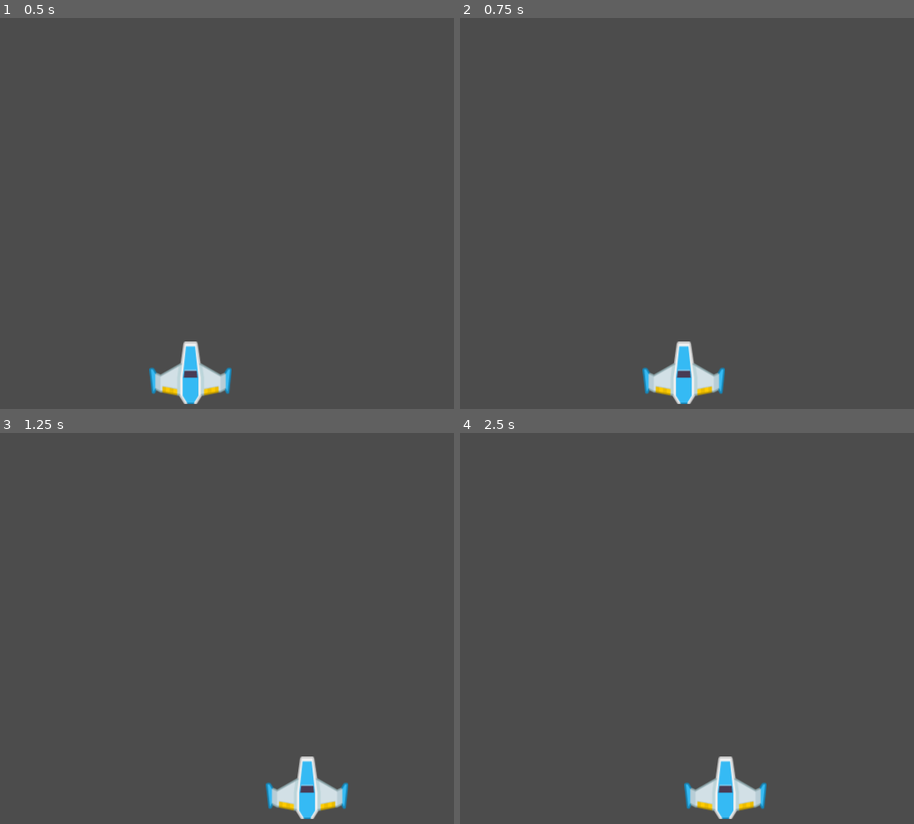
Above: before the commit, frames 1-4 (two rows, left to right).
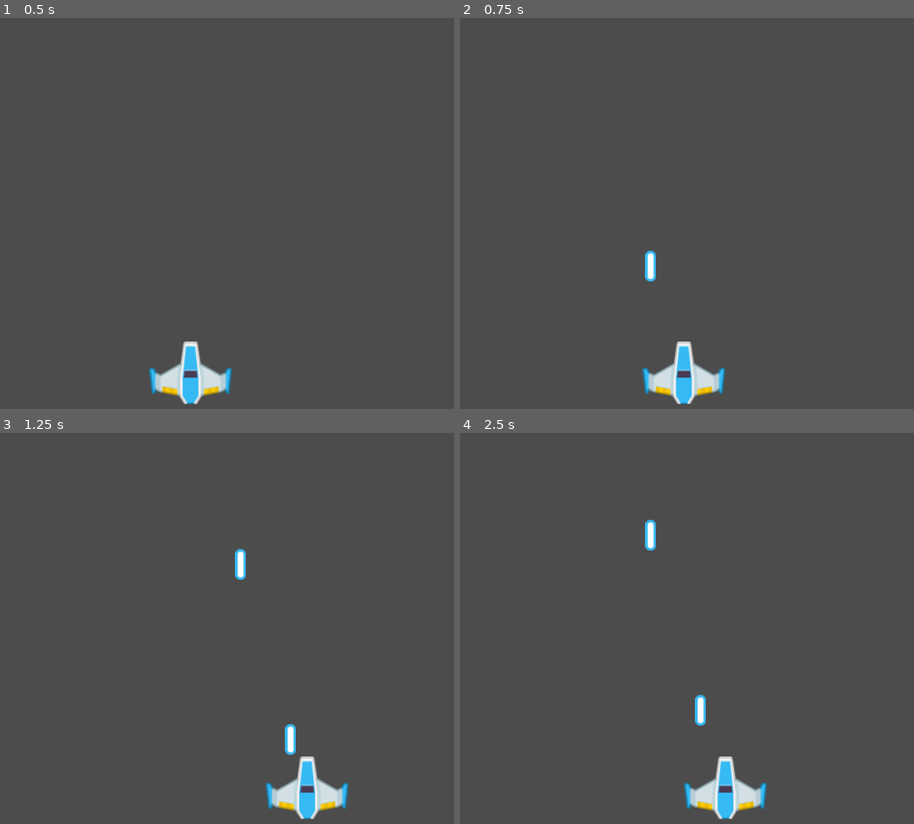
Above: after the commit, the same moments.

Repository: allangrds/Godot-Mobile-Spaceship
Game: Godot game, scene res://scenes/main.tscn
The game is run twice, just before and just after one commit, with the same random seed, the same clock (stepped at 60 frames per second) and the same inputs.
Inputs:
- Up to frame 1 (0.5 s): no input
- Up to frame 2 (0.75 s): tap Enter at 0.5 s; hold Right (ui_right) from 0.53 s (still down); hold Space (shoot, bound only after the commit) from 0.53 s (still down)
- Up to frame 3 (1.25 s): keep holding Right (ui_right); keep holding Space (shoot, bound only after the commit)
- Up to frame 4 (2.5 s): release Right (ui_right) at 1.28 s; release Space (shoot, bound only after the commit) at 1.28 s; hold Left (ui_left) 1.28-2.03 s; tap Space (shoot, bound only after the commit) at 1.35 s; hold Right (ui_right) from 2.03 s (still down); hold Space (shoot, bound only after the commit) from 2.03 s (still down)

Frame 1 is identical in both runs. In frame 2, 0.2% of the frame differs, in the area x 40-44%, y 59-68%; in frame 3, 0.4%, in the area x 51-66%, y 29-83%; in frame 4, 0.4%.

Commit message:
feat(Shoot): Add shoot on press key

Diff:
--- a/project.godot
+++ b/project.godot
@@ -20,6 +20,11 @@
 window/size/height=480
 window/stretch/mode="2d"
 
+[input]
+
+shoot=[ Object(InputEventKey,"resource_local_to_scene":false,"resource_name":"","device":0,"alt":false,"shift":false,"control":false,"meta":false,"command":false,"pressed":false,"scancode":32,"unicode":0,"echo":false,"script":null)
+ ]
+
 [rendering]
 
 environment/default_environment="res://default_env.tres"
--- /dev/null
+++ b/scenes/Shoot.gd
@@ -0,0 +1,21 @@
+extends KinematicBody2D
+
+const SPEED = 700
+var velocity = Vector2()
+
+func _physics_process(delta):
+	get_input()
+	move_and_slide(velocity)
+	pass
+
+func get_input():
+	velocity = Vector2()
+
+	velocity.y -= 1
+
+	if global_position.y < -30:
+		queue_free()
+		pass
+
+	velocity = velocity.normalized() * SPEED
+	pass
--- /dev/null
+++ b/scenes/Shoot.tscn
@@ -0,0 +1,17 @@
+[gd_scene load_steps=3 format=2]
+
+[ext_resource path="res://scenes/Shoot.gd" type="Script" id=1]
+[ext_resource path="res://sprites/Lasers/laserBlue04.png" type="Texture" id=2]
+
+[node name="Shoot" type="KinematicBody2D"]
+
+input_pickable = false
+collision_layer = 1
+collision_mask = 1
+collision/safe_margin = 0.08
+script = ExtResource( 1 )
+
+[node name="Sprite" type="Sprite" parent="." index="0"]
+
+position = Vector2( 0.114563, 0.0679302 )
+texture = ExtResource( 2 )
--- a/scenes/main.tscn
+++ b/scenes/main.tscn
@@ -2,7 +2,7 @@
 
 [ext_resource path="res://scenes/spaceship.tscn" type="PackedScene" id=1]
 
-[node name="main" type="Node" index="0"]
+[node name="main" type="Node"]
 
 [node name="Spaceship" parent="." index="0" instance=ExtResource( 1 )]
 
--- a/scenes/spaceship.gd
+++ b/scenes/spaceship.gd
@@ -2,9 +2,13 @@
 
 const SPEED = 200
 var velocity = Vector2()
+var shoot_model = preload("res://scenes/Shoot.tscn")
+var interval = .3
+var last_shoot = 0
 
 func _physics_process(delta):
 	get_input()
+	shoot_prepare(delta)
 	move_and_slide(velocity)
 	pass
 
@@ -24,3 +28,19 @@
 			velocity.x -= 1
 
 	velocity = velocity.normalized() * SPEED
+	pass
+
+func shoot_prepare(delta):
+	if Input.is_action_pressed("shoot"):
+		if last_shoot <= 0:
+			var shoot = shoot_model.instance()
+			shoot.position = Vector2(global_position.x, global_position.y)
+			get_node("../").add_child(shoot)
+			last_shoot = interval
+			pass
+		pass
+
+	if last_shoot > 0:
+		last_shoot -= delta
+		pass
+	pass
